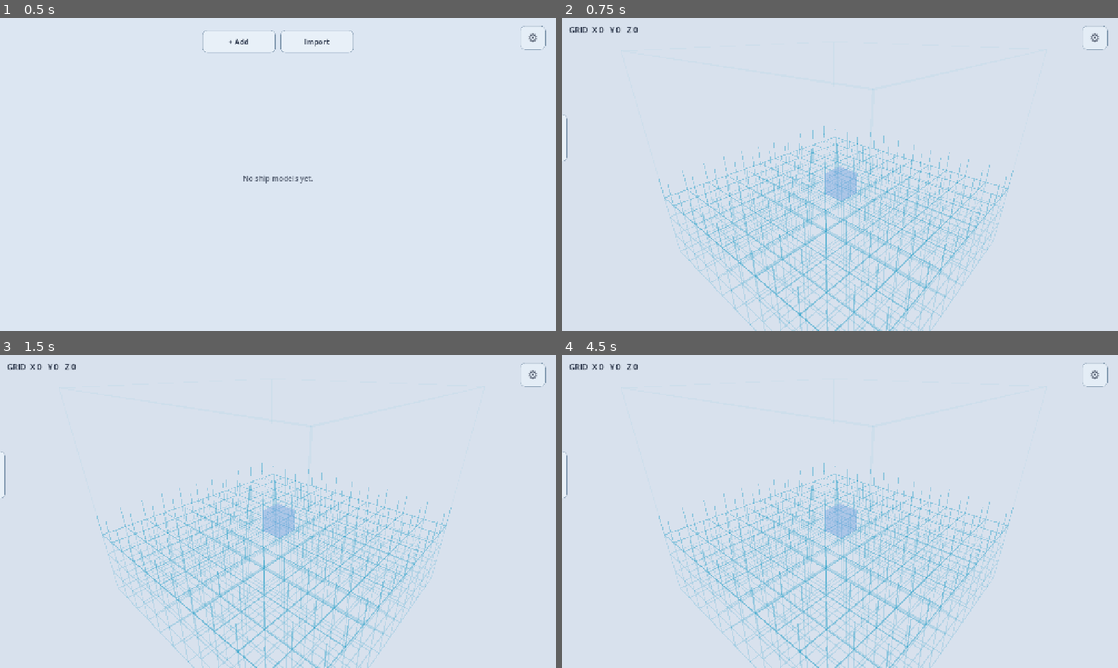
Above: before the commit, frames 1-4 (two rows, left to right).
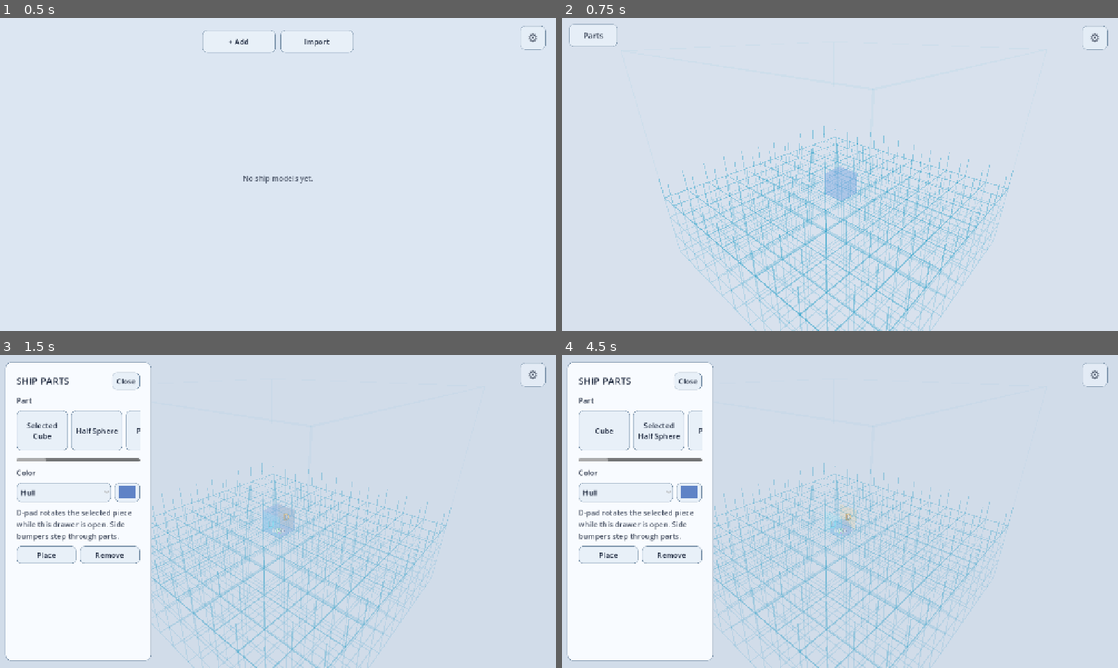
Above: after the commit, the same moments.

Repository: AkitaAttribute/SpaceMinerGame
Game: Godot game, scene res://main.tscn
Same seed, same stepped clock (60 frames per second), same inputs: the game is played once before the commit and once after it.
Inputs (mouse positions are in pixels of both pictures, inside the frame that each line leads up to):
- Up to frame 1 (0.5 s): no input
- Up to frame 2 (0.75 s): click "+ Add" at 0.5 s
- Up to frame 3 (1.5 s): click (33, 373) at 1.25 s, where only the run after the commit has a clickable "Parts"
- Up to frame 4 (4.5 s): click "⚙" at 2 s; click "Resume" at 2.75 s; click (606, 430) at 3.5 s, where only the run after the commit has a clickable "Selected Cube"; click (656, 430) at 4.25 s, where only the run after the commit has a clickable "Half Sphere"

Frame 1 is identical in both runs. In frame 2, 0.3% of the frame differs, in the area x 0-14%, y 1-46%; in frame 3, 20%; in frame 4, 20%, in the area x 0-75%, y 2-98%.

Commit message:
Revise mobile builder controls and add scalable D-pad setting

Diff:
--- a/scripts/main.gd
+++ b/scripts/main.gd
@@ -42,7 +42,6 @@
 var color_slot_select: OptionButton
 var color_picker: ColorPickerButton
 var place_button: Button
-var level_label: Label
 var controls_root: Control
 var dpad_root: Control
 var vertical_controls_root: Control
@@ -79,6 +78,10 @@
 
 func _ready() -> void:
     process_mode = Node.PROCESS_MODE_ALWAYS
+
+    if OS.has_feature("mobile") and DisplayServer.has_feature(DisplayServer.FEATURE_ORIENTATION):
+        DisplayServer.screen_set_orientation(DisplayServer.SCREEN_SENSOR_LANDSCAPE)
+
     for index in range(PartFactory.part_count()):
         part_colors[index] = PartFactory.default_colors(index)
     _build_world()
@@ -87,6 +90,7 @@
     AppSettings.theme_changed.connect(_apply_theme)
     AppSettings.highlight_color_changed.connect(_refresh_selection_highlight)
     AppSettings.controls_visibility_changed.connect(_refresh_controls_visibility)
+    AppSettings.controls_scale_changed.connect(_apply_control_scale)
     AppSettings.bindings_changed.connect(_on_bindings_changed)
     _apply_theme()
     _refresh_controls_visibility()
@@ -228,13 +232,6 @@
     _build_ship_selector()
     _build_menu_overlay()
 
-    level_label = Label.new()
-    level_label.position = Vector2(16.0, 14.0)
-    level_label.mouse_filter = Control.MOUSE_FILTER_IGNORE
-    level_label.add_theme_font_size_override("font_size", 18)
-    ui_root.add_child(level_label)
-    _update_level_label()
-
 func _build_parts_panel() -> void:
     parts_panel = PanelContainer.new()
     parts_panel.set_anchors_preset(Control.PRESET_LEFT_WIDE)
@@ -323,10 +320,12 @@
     actions.add_child(remove_button)
 
     parts_tab = Button.new()
-    parts_tab.text = "PARTS"
-    parts_tab.rotation = -PI * 0.5
-    parts_tab.custom_minimum_size = Vector2(108.0, 42.0)
-    parts_tab.position = Vector2(-30.0, 330.0)
+    parts_tab.text = "Parts"
+    parts_tab.position = Vector2(16.0, 14.0)
+    parts_tab.size = Vector2(112.0, 52.0)
+    parts_tab.custom_minimum_size = Vector2(112.0, 52.0)
+    parts_tab.add_theme_font_size_override("font_size", 18)
+    parts_tab.modulate.a = 0.86
     parts_tab.pressed.connect(func(): _set_parts_open(true))
     ui_root.add_child(parts_tab)
 
@@ -400,6 +399,8 @@
     vertical_controls_root.add_child(vertical_up)
     vertical_controls_root.add_child(vertical_down)
 
+    _apply_control_scale()
+
 func _control_button(text_value: String, position_value: Vector2, size_value: Vector2) -> Button:
     var button := Button.new()
     button.text = text_value
@@ -689,7 +690,6 @@
     selector_root.visible = true
     selector_gear_button.visible = not menu_open
     gear_button.visible = false
-    level_label.visible = false
     controls_root.visible = false
     parts_tab.visible = false
 
@@ -701,7 +701,6 @@
     selector_root.visible = false
     selector_gear_button.visible = false
     gear_button.visible = not menu_open
-    level_label.visible = true
     parts_tab.visible = not parts_open
 
     _set_builder_world_visible(true)
@@ -1496,6 +1495,42 @@
     show_controls.toggled.connect(func(value: bool): AppSettings.set_show_controls_on_desktop(value))
     menu_content.add_child(show_controls)
 
+    var scale_label := Label.new()
+    scale_label.text = "D-pad / Z controls scale (%)"
+    scale_label.modulate.a = 0.86
+    menu_content.add_child(scale_label)
+
+    var scale_row := HBoxContainer.new()
+    scale_row.add_theme_constant_override("separation", 8)
+    menu_content.add_child(scale_row)
+
+    var scale_down := Button.new()
+    scale_down.text = "◀"
+    scale_down.custom_minimum_size = Vector2(52.0, 46.0)
+    scale_row.add_child(scale_down)
+
+    var scale_input := LineEdit.new()
+    scale_input.text = _format_control_scale_percent(AppSettings.controls_scale_percent)
+    scale_input.placeholder_text = "100"
+    scale_input.alignment = HORIZONTAL_ALIGNMENT_CENTER
+    scale_input.size_flags_horizontal = Control.SIZE_EXPAND_FILL
+    scale_input.custom_minimum_size = Vector2(120.0, 46.0)
+    scale_row.add_child(scale_input)
+
+    var scale_up := Button.new()
+    scale_up.text = "▶"
+    scale_up.custom_minimum_size = Vector2(52.0, 46.0)
+    scale_row.add_child(scale_up)
+
+    scale_down.pressed.connect(_nudge_control_scale.bind(-10.0, scale_input))
+    scale_up.pressed.connect(_nudge_control_scale.bind(10.0, scale_input))
+    scale_input.text_submitted.connect(func(_value: String):
+        _commit_control_scale_input(scale_input)
+    )
+    scale_input.focus_exited.connect(func():
+        _commit_control_scale_input(scale_input)
+    )
+
     var scroll := ScrollContainer.new()
     scroll.size_flags_vertical = Control.SIZE_EXPAND_FILL
     scroll.vertical_scroll_mode = ScrollContainer.SCROLL_MODE_AUTO
@@ -1556,6 +1591,47 @@
     label.horizontal_alignment = HORIZONTAL_ALIGNMENT_CENTER
     label.add_theme_font_size_override("font_size", 26)
     return label
+
+func _format_control_scale_percent(value: float) -> String:
+    if is_equal_approx(value, round(value)):
+        return str(int(round(value)))
+    return "%.2f" % value
+
+
+func _nudge_control_scale(delta: float, input: LineEdit) -> void:
+    var value := AppSettings.controls_scale_percent + delta
+    AppSettings.set_controls_scale_percent(value)
+    input.text = _format_control_scale_percent(value)
+
+
+func _commit_control_scale_input(input: LineEdit) -> void:
+    var text_value := input.text.strip_edges()
+    if not text_value.is_valid_float():
+        input.text = _format_control_scale_percent(AppSettings.controls_scale_percent)
+        return
+
+    var value := text_value.to_float()
+    AppSettings.set_controls_scale_percent(value)
+    input.text = _format_control_scale_percent(value)
+
+
+func _apply_control_scale() -> void:
+    if dpad_root == null or vertical_controls_root == null:
+        return
+
+    # Intentionally unbounded: the setting is a direct percentage and the
+    # controls menu does not impose a minimum or maximum.
+    var scale_value := AppSettings.controls_scale_percent / 100.0
+    var control_scale := Vector2(scale_value, scale_value)
+
+    dpad_root.scale = control_scale
+    vertical_controls_root.scale = control_scale
+
+    # Scale the original bottom-right offsets too, keeping the D-pad, bumpers,
+    # Z controls, button dimensions, and all gaps proportional to each other.
+    dpad_root.position = Vector2(-390.0, -230.0) * scale_value
+    vertical_controls_root.position = Vector2(-116.0, -198.0) * scale_value
+
 
 func _begin_binding_capture(action: StringName, slot: int) -> void:
     waiting_for_binding = true
@@ -1604,7 +1680,6 @@
     _refresh_selection_highlight()
     if PartFactory.is_color_tool(selected_part):
         _refresh_color_controls()
-    _update_level_label()
 
 func _rotation_direction_color(action: StringName) -> Color:
     match action:
@@ -1925,7 +2000,6 @@
     _refresh_selection_highlight()
     if PartFactory.is_color_tool(selected_part):
         _refresh_color_controls()
-    _update_level_label()
     _rebuild_grid()
 
 func _cycle_part(delta: int) -> void:
@@ -2624,10 +2698,6 @@
         float(cursor.y) + 0.5
     )
 
-func _update_level_label() -> void:
-    if level_label != null:
-        level_label.text = "GRID  X %d   Y %d   Z %d" % [cursor.x, cursor.y, cursor.z]
-
 func _rebuild_grid() -> void:
     if grid_root == null:
         return
